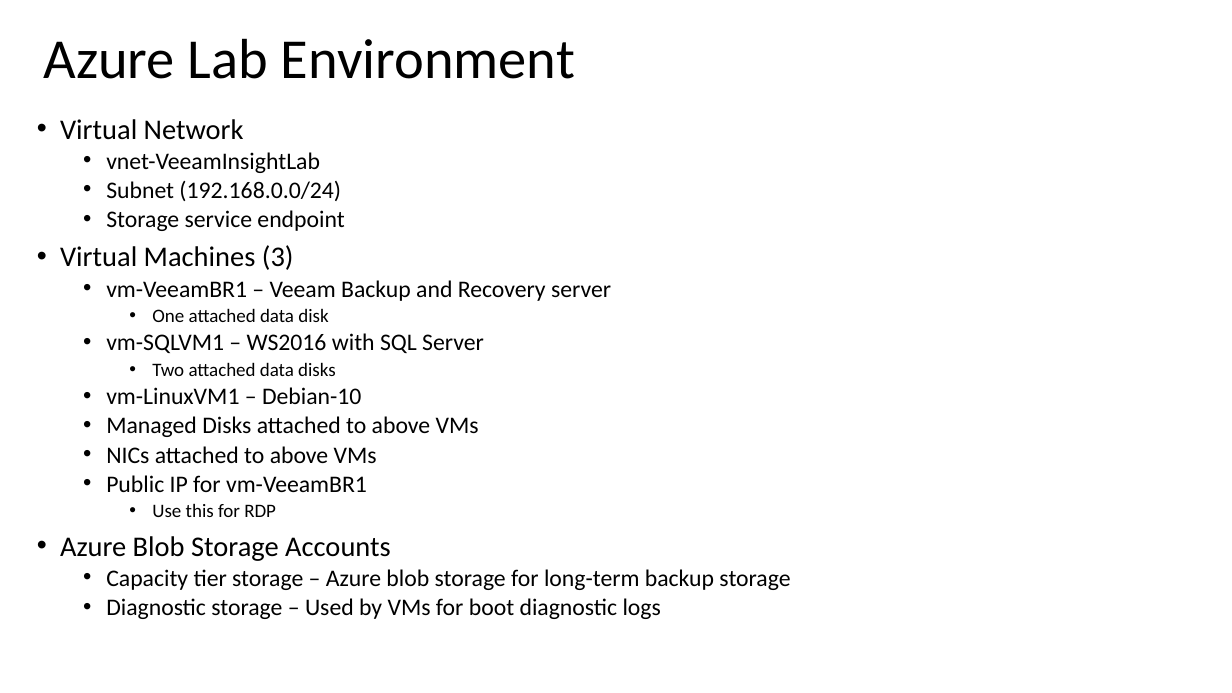
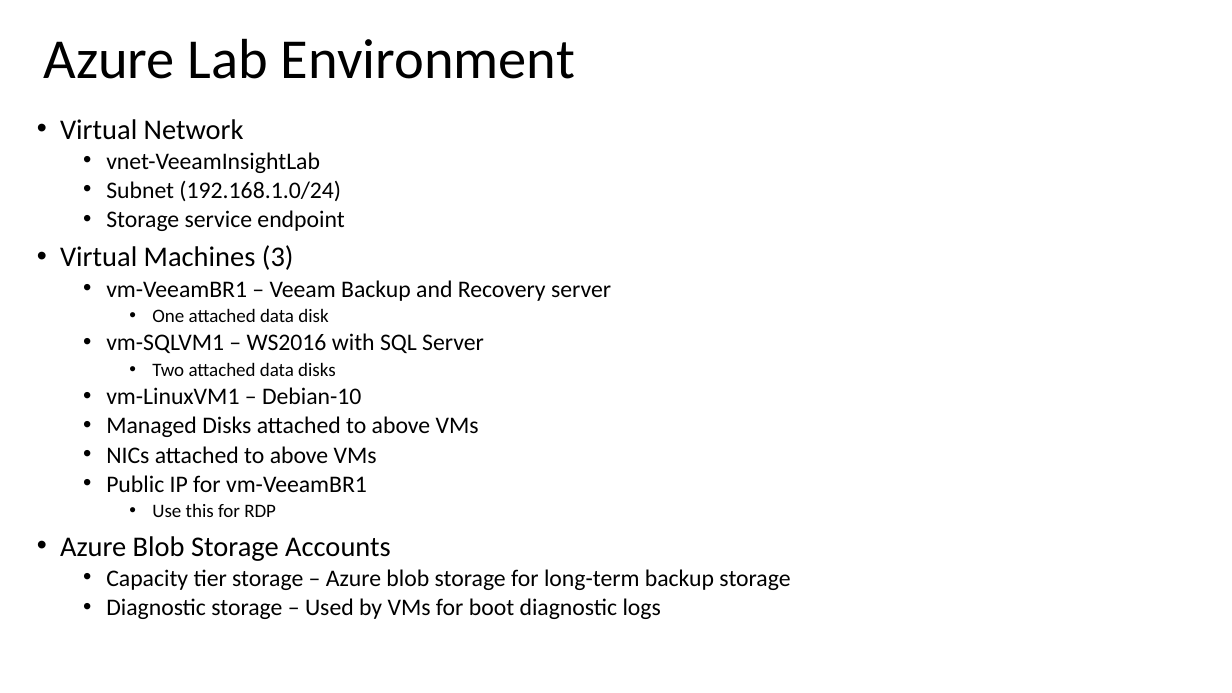
Before and after one commit to dkirby-ms/VeeamOnAzureLab, a slide deck: slide 4 of Veeam Lab Guide.pptx. Drawn at 1232x693 pixels with LibreOffice and Linux fonts; fonts in the diff are those of the drawing. Boxes give left, top, right and bottom in pixels: in the first picture for what was removed or moved away, otherwise in the second. Text is boxed around its words. In the diff, an @@ line names an element or a change of style, - is before the commit and + after.

```diff
--- a/Veeam Lab Guide.pptx
+++ b/Veeam Lab Guide.pptx
@@ text at [106, 181, 341, 201]: text changed @@
-  • Subnet (192.168.0.0/24)
+  • Subnet (192.168.1.0/24)
```
Also in this commit, not shown: 2 other slides changed.
